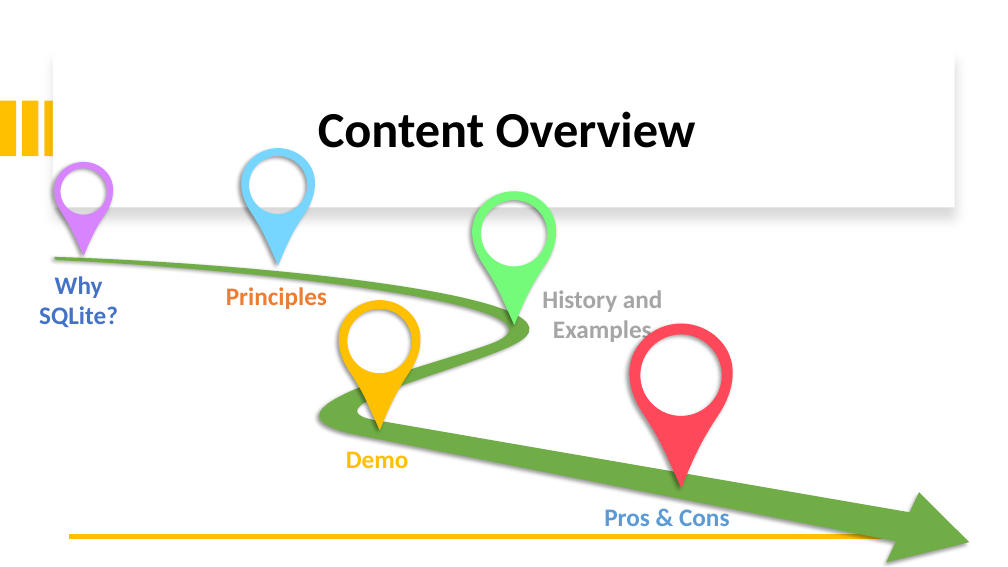
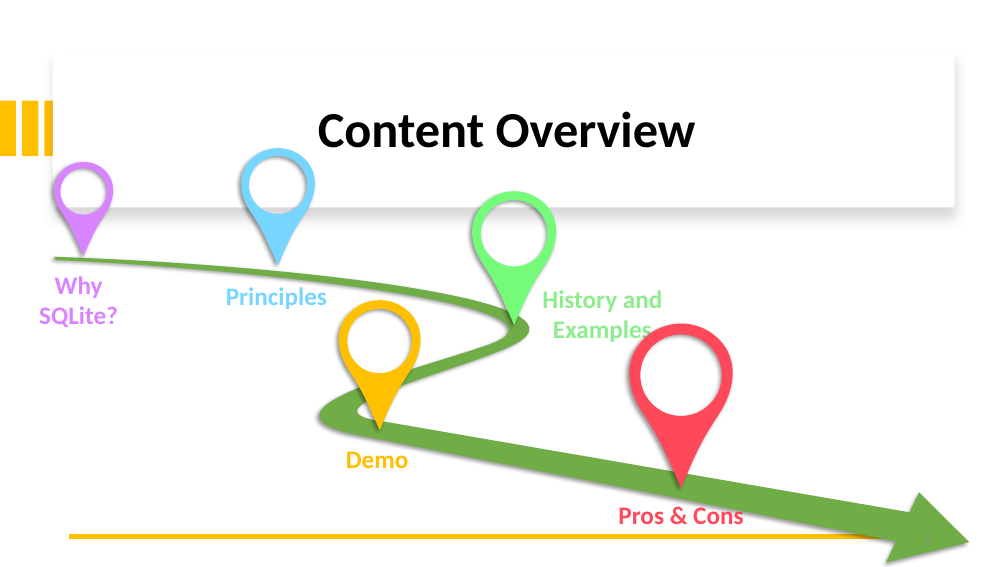
Before and after one commit to AntonioPirani/SQLiteProject, a slide deck: slide 2 of Presentation.pptx. Drawn at 1008x567 pixels with LibreOffice and Linux fonts; fonts in the diff are those of the drawing. Boxes give left, top, right and bottom in pixels: in the first picture for what was removed or moved away, otherwise in the second. Text is boxed around its words. In the diff, an @@ line names an element or a change of style, - is before the commit and + after.

```diff
--- a/Presentation.pptx
+++ b/Presentation.pptx
@@ text "Why SQLite?" at (x1=39, y1=276, x2=118, y2=327): text colour #4472C4 to #D883FF @@
@@ text "Principles" at (x1=226, y1=284, x2=327, y2=309): text colour #ED7D31 to #76D6FF @@
@@ text "History and Examples" at (x1=542, y1=290, x2=662, y2=344): text colour #A5A5A5 to #8DEC8C @@
@@ text "Pros & Cons" moved from (x1=604, y1=505, x2=729, y2=526) to (x1=618, y1=503, x2=743, y2=530) @@
@@ text "Pros & Cons" at (x1=618, y1=503, x2=743, y2=530): text colour #5B9BD5 to #FF4859 @@
```
Also in this commit, not shown: 20 other slides changed, 3 slides added.
